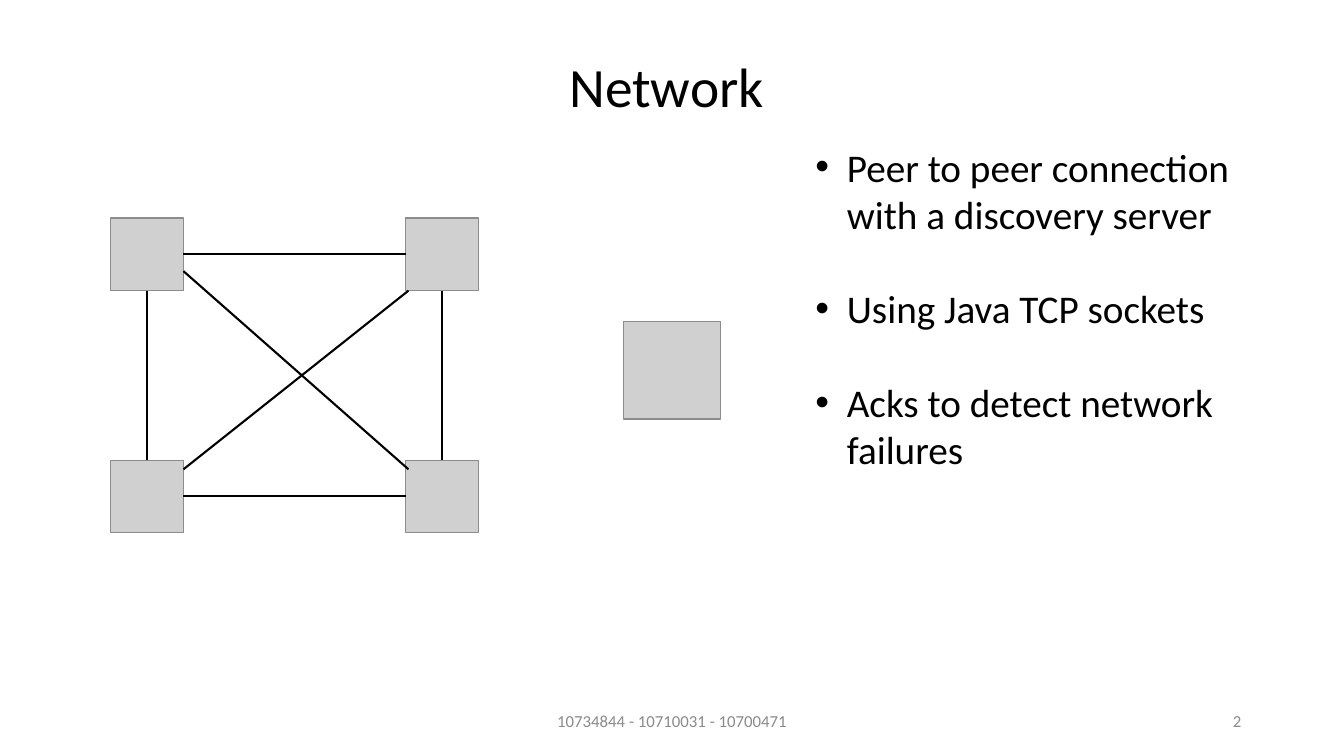
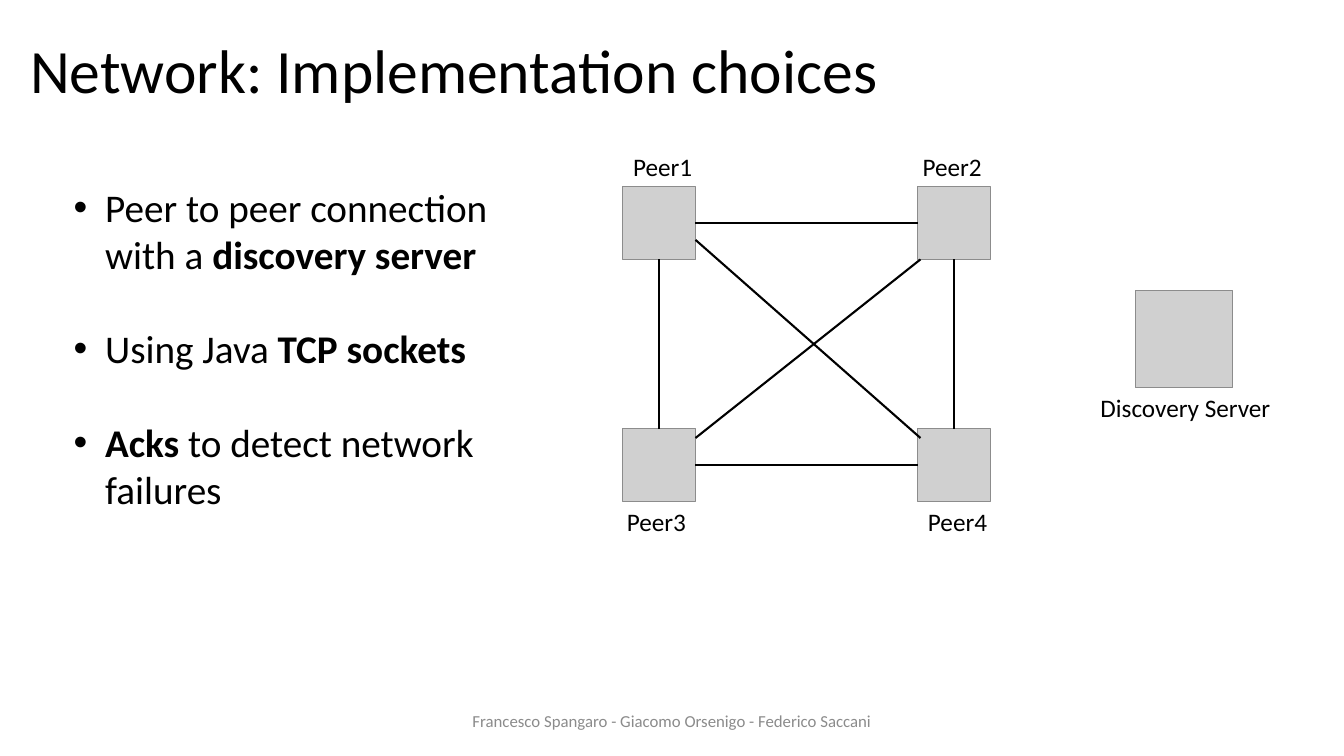
Before and after one commit to francescospangaro/HACOGroupChat, a slide deck: slide 2 of docs/presentazione ds.pptx. Drawn at 1344x756 pixels with LibreOffice and Linux fonts; fonts in the diff are those of the drawing; grey boxes stand for pictures; background and template pictures are left out. Boxes give left, top, right and bottom in pixels: in the first picture for what was removed or moved away, otherwise in the second. Text is boxed around its words. In the diff, an @@ line names an element or a change of style, - is before the commit and + after.

```diff
--- a/docs/presentazione ds.pptx
+++ b/docs/presentazione ds.pptx
@@ text added at (30, 50, 878, 103), 44 pt, text #000000 @@
+Network: Implementation choices
@@ title removed at (569, 68, 763, 108) @@
-Network
@@ text "Peer to peer connection with ...": place and size @@
-text "Peer to peer connection with ..." at (847, 155, 1229, 465)
+text "Peer to peer connection with ..." at (105, 195, 487, 505)
@@ text "Peer to peer connection with ..." at (105, 195, 487, 505): bold on in "discovery server", "TCP sockets", "Acks" @@
@@ text added at (633, 159, 692, 176), 18 pt, text #000000 @@
+Peer1
@@ text added at (923, 159, 982, 176), 18 pt, text #000000 @@
+Peer2
@@ picture: place and size @@
-picture at (406, 218, 479, 290)
+picture at (919, 187, 991, 259)
@@ 6 lines, 3 pictures: place and size @@
-6 lines, 3 pictures at (111, 218, 721, 532)
+6 lines, 3 pictures at (623, 187, 1233, 501)
@@ text added at (1100, 399, 1270, 421), 18 pt, text #000000 @@
+Discovery Server
@@ picture: place and size @@
-picture at (406, 460, 479, 532)
+picture at (919, 429, 991, 501)
@@ text added at (627, 514, 686, 531), 18 pt, text #000000 @@
+Peer3
@@ text added at (928, 514, 987, 531), 18 pt, text #000000 @@
+Peer4
@@ text at (472, 715, 870, 730): text changed @@
-10734844 - 10710031 - 10700471
+Francesco Spangaro - Giacomo Orsenigo - Federico Saccani
@@ page number removed at (1233, 716, 1241, 727) @@
-2
```
Also in this commit, not shown: 11 other slides changed, 1 slide added, 1 other file.
